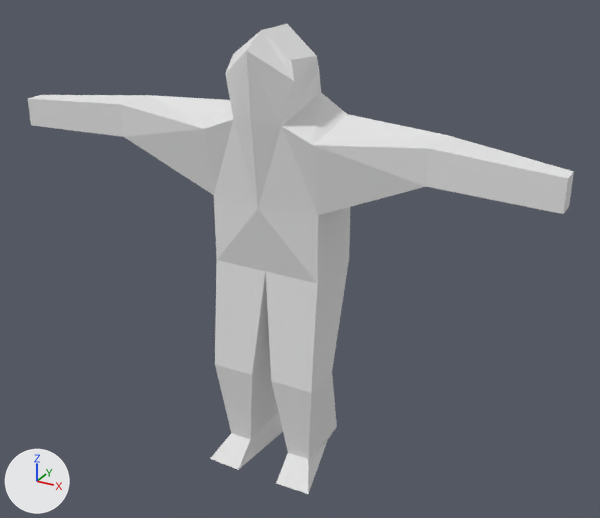
A saved change to the Blender file BlenderObjects/SaldatLegs.blend.
Before and after are seen from a camera (50 mm lens) standing at (1.68, -2.9, 1.47) and looking at (0.08, 0.01, 0.01). The lights are fixed; the arrows at lower left show +X, +Y and +Z.

Script lines for the objects in view, before the commit:
```python
me_cube_008 = bpy.data.meshes.new('Cube.008')
me_cube_008.from_pydata(...)  # 33 vertices, 28 faces; spans x -0.267..0.267, y -1.0..0.0, z -0.155..0.258
me_cube_008.materials.append(mat_material)  # white #e7e7e7
me_cube_010 = bpy.data.meshes.new('Cube.010')
me_cube_010.from_pydata(...)  # 64 vertices, 55 faces; spans x -1.2..1.2, y 0.0..1.0, z -0.18..0.26
me_cube_010.materials.append(mat_material)  # white #e7e7e7
ob_legs = bpy.data.objects.new('Legs', me_cube_008)
ob_legs.location = (0.0, 0.0, 0.0)
ob_legs.rotation_euler = (1.571, 0.0, 0.0)  # degrees (90, 0, 0)
ob_torso = bpy.data.objects.new('Torso', me_cube_010)
ob_torso.location = (0.0, 0.0, 0.0)
ob_torso.rotation_euler = (1.571, 0.0, 0.0)  # degrees (90, 0, 0)
```
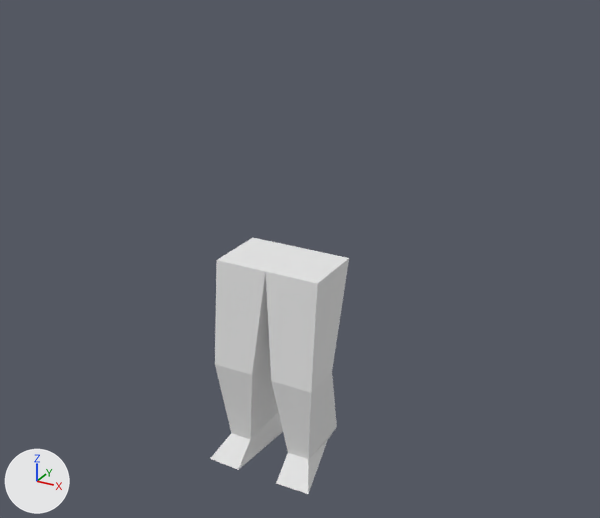
The newer file is also turned or shifted as a whole; pictures and numbers use the older file's frame.

The edits, one by one:
Object 'Torso' (ob_torso) is deleted.

Where the change shows, as pixel boxes [x1, y1, x2, y2] in the pictures (600 x 518 px):
'Torso', deleted
    before: [28, 24, 574, 284]
